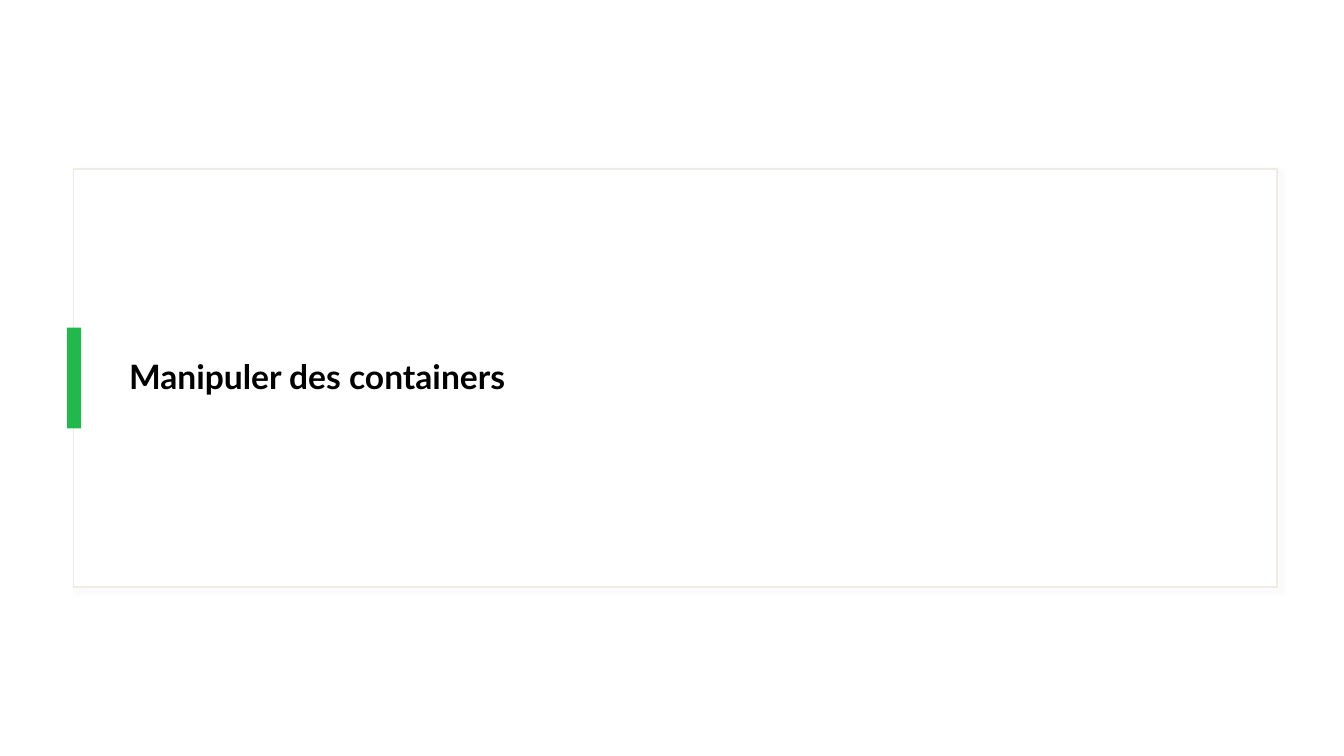
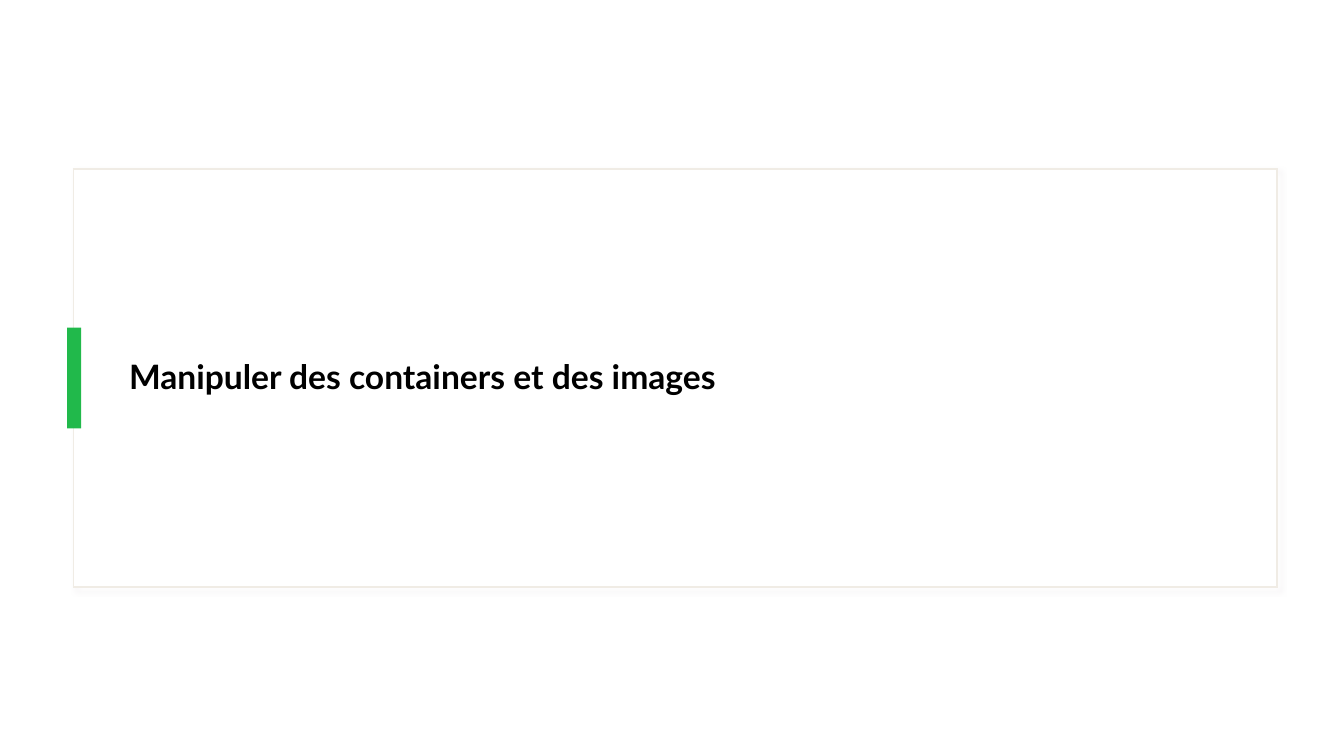
Before and after one commit to IPSSIASIDEV2/Jedy-DockerKubernetes-Formation, a slide deck: slide 15 of Cours/Cours.pptx. Drawn at 1344x756 pixels with LibreOffice and Linux fonts; fonts in the diff are those of the drawing. Boxes give left, top, right and bottom in pixels: in the first picture for what was removed or moved away, otherwise in the second. Text is boxed around its words. In the diff, an @@ line names an element or a change of style, - is before the commit and + after.

```diff
--- a/Cours/Cours.pptx
+++ b/Cours/Cours.pptx
@@ title at (x1=129, y1=364, x2=716, y2=395): text changed @@
-Manipuler des containers
+Manipuler des containers et des images
```
Also in this commit, not shown: 7 other slides changed, 1 slide added, 2 slides removed, 6 other files.
